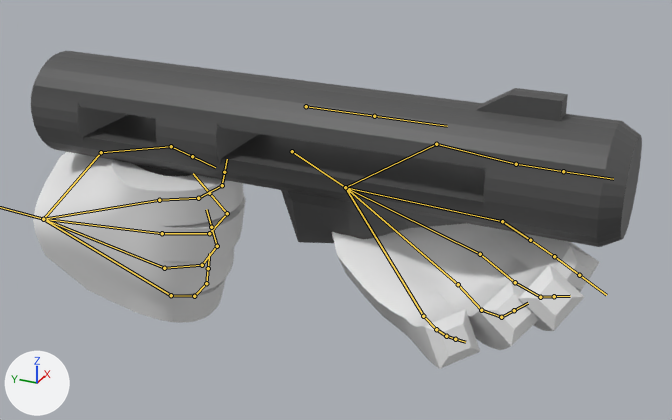
The FBX model Assets/Models/cannon+hands.fbx as it was, and as the next commit left it.
Camera for both pictures: a 50 mm lens placed at (-13.09, -18.25, 7.51), pointed at (-2.24, -13.37, 2.08). The axes (+X, +Y, +Z) are drawn at lower left. The lights are the same throughout. Both versions are drawn at frame 19 of the action 'Armature|Equip'; the numbers are the values there. The bones that bend it are drawn over the model as lines.

In view in the first picture: 'Cylinder', 'handsmodel'.
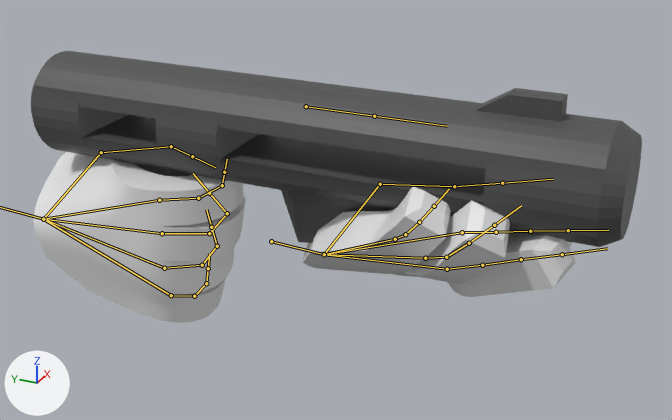
Changed parts and their boxes (x1, y1, x2, y2) in the pictures (672 x 420 px):
```json
{"object": "handsmodel", "change": "posed", "before": [33, 152, 600, 369], "after": [33, 152, 576, 323], "on screen": "21% shorter"}
{"bone": "lefthand", "before": "(292, 151) to (345, 187)", "after": "(271, 241) to (324, 254)"}
{"bone": "leftmiddle1", "before": "(345, 187) to (480, 254)", "after": "(324, 254) to (447, 269)"}
{"bone": "leftmiddle2", "before": "(480, 254) to (515, 282)", "after": "(447, 269) to (482, 265)"}
{"bone": "leftmiddle3", "before": "(515, 282) to (540, 297)", "after": "(482, 265) to (521, 259)"}
{"bone": "leftmiddle4", "before": "(540, 297) to (554, 296)", "after": "(521, 259) to (562, 254)"}
{"bone": "leftring1", "before": "(345, 187) to (458, 284)", "after": "(324, 254) to (425, 258)"}
{"bone": "leftring2", "before": "(458, 284) to (481, 310)", "after": "(425, 258) to (446, 257)"}
{"bone": "leftring3", "before": "(481, 310) to (501, 317)", "after": "(446, 257) to (469, 243)"}
{"bone": "leftring4", "before": "(501, 317) to (514, 310)", "after": "(469, 243) to (494, 225)"}
{"bone": "leftpinky1", "before": "(345, 187) to (423, 316)", "after": "(324, 254) to (395, 239)"}
{"bone": "leftpinky2", "before": "(423, 316) to (436, 329)", "after": "(395, 239) to (405, 234)"}
{"bone": "leftpinky4", "before": "(446, 336) to (455, 339)", "after": "(419, 222) to (434, 206)"}
{"bone": "leftindex1", "before": "(345, 187) to (502, 221)", "after": "(324, 254) to (462, 232)"}
{"bone": "leftindex2", "before": "(502, 221) to (530, 240)", "after": "(462, 232) to (496, 232)"}
{"bone": "leftindex3", "before": "(530, 240) to (554, 256)", "after": "(496, 232) to (530, 231)"}
{"bone": "leftthumb1", "before": "(345, 187) to (436, 144)", "after": "(324, 254) to (380, 184)"}
{"bone": "leftthumb2", "before": "(436, 144) to (516, 164)", "after": "(380, 184) to (454, 186)"}
{"bone": "leftthumb3", "before": "(516, 164) to (563, 171)", "after": "(454, 186) to (502, 183)"}
```

Scene script edits in JSON lines:
```json
{"block": "bone_lefthand", "where": "bone_lefthand = bpy.data.objects['Armature'].pose.bones['lefthand']"}
{"op": "set", "path": "bone_lefthand.location", "old": "(-8.17, 5.49, -5.54)", "new": "(-7.75, 3.91, -5.5)"}
{"op": "set", "path": "bone_lefthand.rotation_quaternion", "old": "(0.541, 0.121, -0.165, 0.816)", "new": "(0.723, -0.068, -0.046, 0.686)", "note": "degrees (-9, -22, 115) -> degrees (-9, 1, 87)"}
{"block": "bone_leftmiddle1", "where": "bone_leftmiddle1 = bpy.data.objects['Armature'].pose.bones['leftmiddle1']  # child of 'lefthand'"}
{"op": "set", "path": "bone_leftmiddle1.rotation_quaternion", "old": "(0.997, -0.025, -0.074, 0.001)", "new": "(0.988, -0.041, -0.146, -0.013)", "note": "degrees (-3, -8, 0) -> degrees (-5, -17, -1)"}
{"block": "bone_leftmiddle2", "where": "bone_leftmiddle2 = bpy.data.objects['Armature'].pose.bones['leftmiddle2']  # child of 'leftmiddle1'"}
{"op": "set", "path": "bone_leftmiddle2.rotation_quaternion", "old": "(0.985, -0.143, -0.081, 0.056)", "new": "(0.849, -0.175, -0.491, -0.088)", "note": "degrees (-17, -8, 8) -> degrees (-25, -60, 2)"}
{"block": "bone_leftmiddle3", "where": "bone_leftmiddle3 = bpy.data.objects['Armature'].pose.bones['leftmiddle3']  # child of 'leftmiddle2'"}
{"op": "set", "path": "bone_leftmiddle3.rotation_quaternion", "old": "(0.963, -0.268, -0.007, -0.022)", "new": "(1.0, -0.003, -0.018, -0.014)", "note": "degrees (-31, -1, -2) -> degrees (0, -2, -2)"}
{"block": "bone_leftmiddle4", "where": "bone_leftmiddle4 = bpy.data.objects['Armature'].pose.bones['leftmiddle4']  # child of 'leftmiddle3'"}
{"op": "set", "path": "bone_leftmiddle4.rotation_quaternion", "old": "(0.98, -0.199, -0.002, -0.014)", "new": "(1.0, 0.002, -0.004, 0.001)", "note": "degrees (-23, 0, -2) -> degrees (0, 0, 0)"}
{"block": "bone_leftring1", "where": "bone_leftring1 = bpy.data.objects['Armature'].pose.bones['leftring1']  # child of 'lefthand'"}
{"op": "set", "path": "bone_leftring1.rotation_quaternion", "old": "(0.994, -0.061, -0.085, -0.009)", "new": "(0.877, -0.2, -0.414, -0.141)", "note": "degrees (-7, -10, 0) -> degrees (-22, -51, -8)"}
{"block": "bone_leftring2", "where": "bone_leftring2 = bpy.data.objects['Armature'].pose.bones['leftring2']  # child of 'leftring1'"}
{"op": "set", "path": "bone_leftring2.rotation_quaternion", "old": "(0.968, -0.189, -0.119, 0.113)", "new": "(0.789, -0.05, -0.591, 0.161)", "note": "degrees (-24, -11, 16) -> degrees (-42, -66, 52)"}
{"block": "bone_leftring3", "where": "bone_leftring3 = bpy.data.objects['Armature'].pose.bones['leftring3']  # child of 'leftring2'"}
{"op": "set", "path": "bone_leftring3.rotation_quaternion", "old": "(0.963, -0.261, -0.01, -0.062)", "new": "(0.991, -0.133, 0.0, 0.023)", "note": "degrees (-30, -3, -7) -> degrees (-15, 0, 3)"}
{"block": "bone_leftring4", "where": "bone_leftring4 = bpy.data.objects['Armature'].pose.bones['leftring4']  # child of 'leftring3'"}
{"op": "set", "path": "bone_leftring4.rotation_quaternion", "old": "(0.983, -0.183, -0.002, -0.033)", "new": "(0.993, -0.048, -0.102, -0.015)", "note": "degrees (-21, -1, -4) -> degrees (-5, -12, -1)"}
{"block": "bone_leftpinky1", "where": "bone_leftpinky1 = bpy.data.objects['Armature'].pose.bones['leftpinky1']  # child of 'lefthand'"}
{"op": "set", "path": "bone_leftpinky1.rotation_quaternion", "old": "(0.969, -0.158, -0.189, 0.012)", "new": "(-0.389, 0.467, 0.793, -0.026)", "note": "degrees (-20, -21, 5) -> degrees (30, -144, -71)"}
{"block": "bone_leftpinky2", "where": "bone_leftpinky2 = bpy.data.objects['Armature'].pose.bones['leftpinky2']  # child of 'leftpinky1'"}
{"op": "set", "path": "bone_leftpinky2.rotation_quaternion", "old": "(0.963, -0.217, -0.081, 0.134)", "new": "(0.958, 0.028, -0.159, 0.237)", "note": "degrees (-26, -6, 17) -> degrees (-1, -19, 28)"}
{"block": "bone_leftpinky4", "where": "bone_leftpinky4 = bpy.data.objects['Armature'].pose.bones['leftpinky4']  # child of 'leftpinky3'"}
{"op": "set", "path": "bone_leftpinky4.rotation_quaternion", "old": "(0.993, -0.067, -0.093, -0.002)", "new": "(0.994, -0.088, 0.061, 0.019)", "note": "degrees (-8, -11, 1) -> degrees (-10, 7, 2)"}
{"block": "bone_leftindex1", "where": "bone_leftindex1 = bpy.data.objects['Armature'].pose.bones['leftindex1']  # child of 'lefthand'"}
{"op": "set", "path": "bone_leftindex1.rotation_quaternion", "old": "(1.0, 0.0, 0.0, 0.0)", "new": "(0.991, 0.054, -0.12, 0.009)", "note": "degrees (0, 0, 0) -> degrees (6, -14, 0)"}
{"block": "bone_leftindex2", "where": "bone_leftindex2 = bpy.data.objects['Armature'].pose.bones['leftindex2']  # child of 'leftindex1'"}
{"op": "set", "path": "bone_leftindex2.rotation_quaternion", "old": "(0.973, -0.232, -0.01, -0.012)", "new": "(0.91, -0.108, -0.391, -0.079)", "note": "degrees (-27, -1, -1) -> degrees (-11, -47, -5)"}
{"block": "bone_leftindex3", "where": "bone_leftindex3 = bpy.data.objects['Armature'].pose.bones['leftindex3']  # child of 'leftindex2'"}
{"op": "set", "path": "bone_leftindex3.rotation_quaternion", "old": "(0.996, -0.092, -0.008, 0.002)", "new": "(0.999, -0.006, -0.034, 0.001)", "note": "degrees (-11, -1, 0) -> degrees (-1, -4, 0)"}
{"block": "bone_leftthumb1", "where": "bone_leftthumb1 = bpy.data.objects['Armature'].pose.bones['leftthumb1']  # child of 'lefthand'"}
{"op": "set", "path": "bone_leftthumb1.rotation_quaternion", "old": "(0.996, 0.04, -0.003, 0.074)", "new": "(0.986, 0.141, -0.011, 0.085)", "note": "degrees (5, -1, 8) -> degrees (16, -3, 9)"}
{"block": "bone_leftthumb2", "where": "bone_leftthumb2 = bpy.data.objects['Armature'].pose.bones['leftthumb2']  # child of 'leftthumb1'"}
{"op": "set", "path": "bone_leftthumb2.rotation_quaternion", "old": "(0.975, -0.056, -0.01, -0.214)", "new": "(0.989, -0.036, -0.011, -0.141)", "note": "degrees (-6, -2, -25) -> degrees (-4, -2, -16)"}
{"block": "bone_leftthumb3", "where": "bone_leftthumb3 = bpy.data.objects['Armature'].pose.bones['leftthumb3']  # child of 'leftthumb2'"}
{"op": "set", "path": "bone_leftthumb3.rotation_quaternion", "old": "(0.996, -0.073, -0.002, -0.048)", "new": "(0.994, 0.097, -0.009, -0.051)", "note": "degrees (-8, -1, -5) -> degrees (11, 0, -6)"}
```
